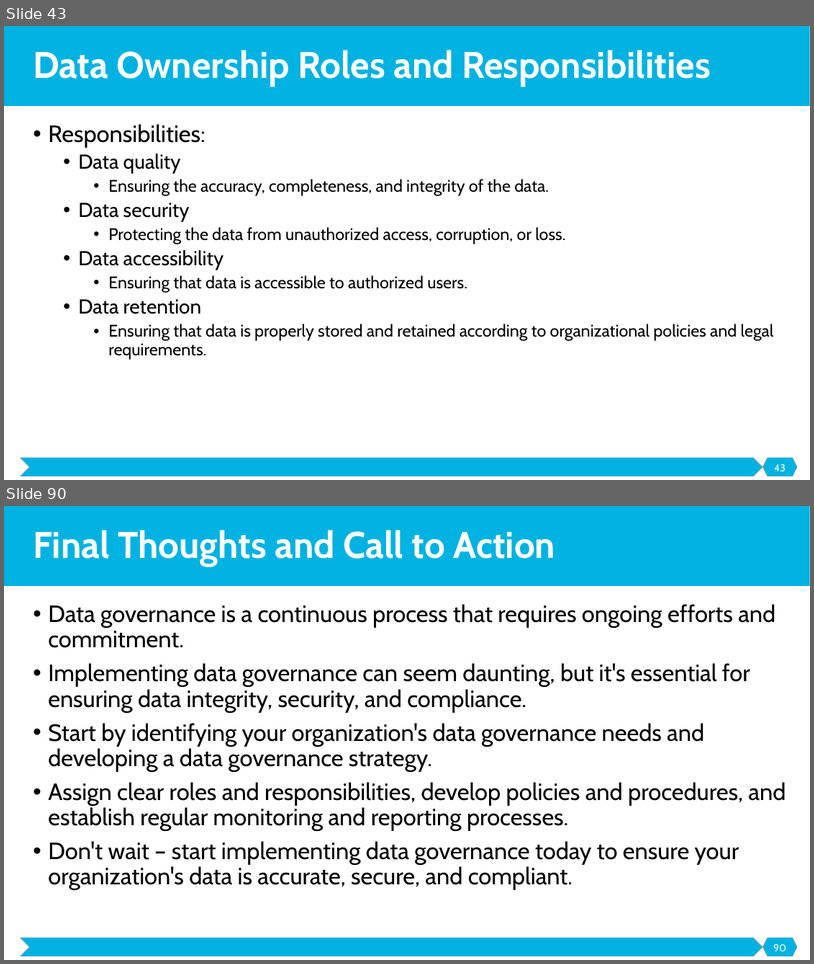
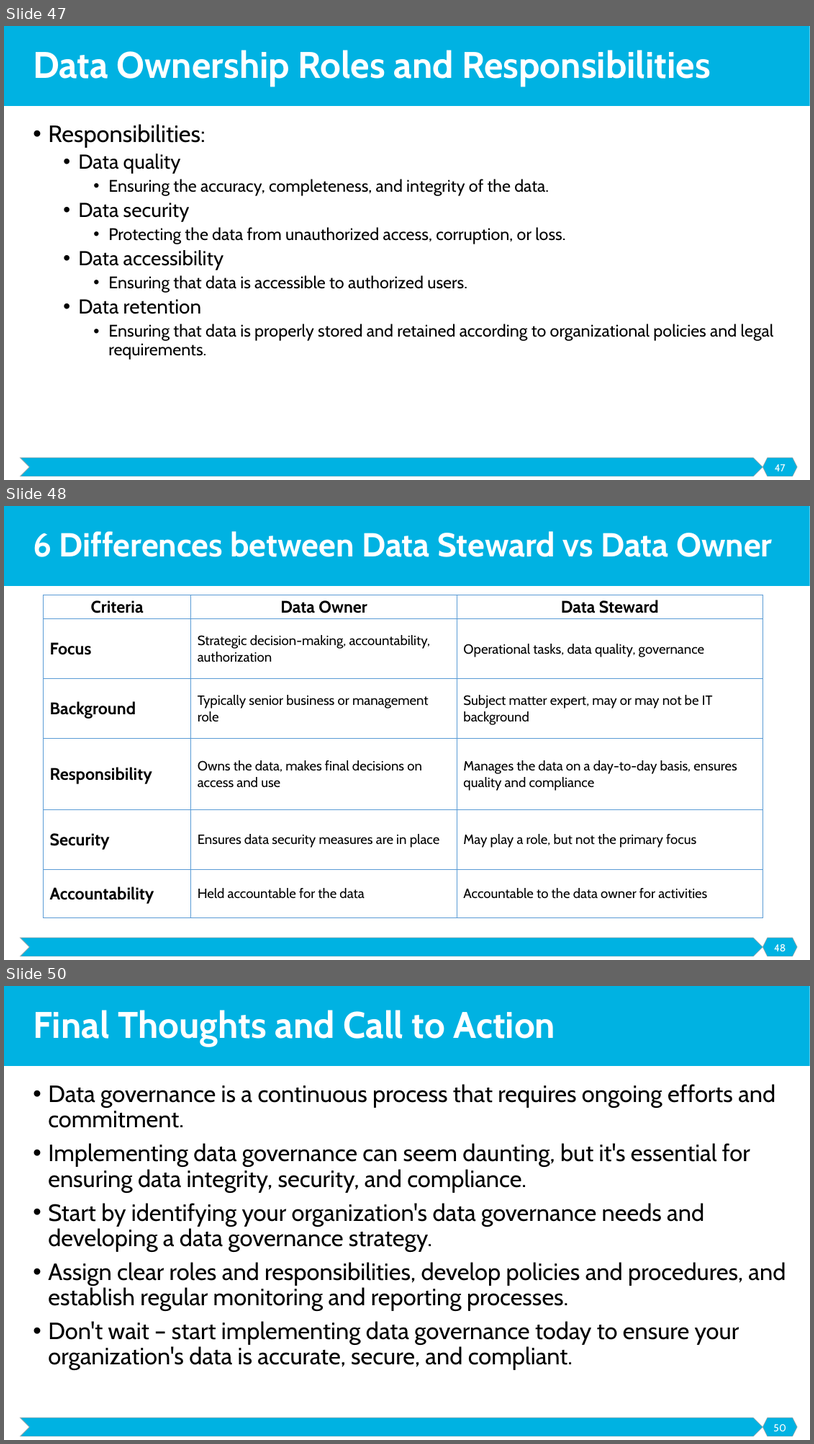
Before and after one commit to malenezi/malenezi, a slide deck: IS466/Lectures/2-DG-Roles and Responsibilities/Data Governance Roles and Responsibilities.pptx. Shown one above the other, each under a label of ours: slides 43 and 90 before the commit, slides 47, 48 and 50 after it; the slides between them are not shown. The pictures are 814x964 and 814x1444 pixels, drawn with LibreOffice and Linux fonts; fonts in the diff are those of the drawing. Boxes give left, top, right and bottom in pixels: in the first picture for what was removed or moved away, otherwise in the second. Text is boxed around its words. In the diff, an @@ line names an element or a change of style, - is before the commit and + after.

```diff
--- a/IS466/Lectures/2-DG-Roles and Responsibilities/Data Governance Roles and Responsibilities.pptx
+++ b/IS466/Lectures/2-DG-Roles and Responsibilities/Data Governance Roles and Responsibilities.pptx
@@ slide 48 added at (x1=4, y1=506, x2=810, y2=960), background #FFFFFF; not listed: 3 template elements that a slide beside it also shows @@
@@ title added at (x1=33, y1=531, x2=773, y2=557), 39.6 pt, text #FFFFFF, bold @@
+6 Differences between Data Steward vs Data Owner
@@ table added at (x1=44, y1=595, x2=763, y2=917), 6 rows, 3 columns @@
+Criteria | Data Owner | Data Steward
+Focus | Strategic decision-making, accountability, authorization | Operational tasks, data quality, governance
+Background | Typically senior business or management role | Subject matter expert, may or may not be IT background
+Responsibility | Owns the data, makes final decisions on access and use | Manages the data on a day-to-day basis, ensures quality and compliance
+Security | Ensures data security measures are in place | May play a role, but not the primary focus
+Accountability | Held accountable for the data | Accountable to the data owner for activities
@@ page number added at (x1=774, y1=944, x2=786, y2=951), 12 pt, text #FFFFFF @@
+48
@@ what was slide 43 is now slide 47 @@
@@ page number at (x1=775, y1=464, x2=786, y2=471): text changed @@
-43
+47
@@ what was slide 90 is now slide 50 @@
@@ page number at (x1=774, y1=1424, x2=787, y2=1431): text changed @@
-90
+50
```
Also in this commit, not shown: 1 slide changed, 4 other slides added, 45 slides removed, 8 other files.
